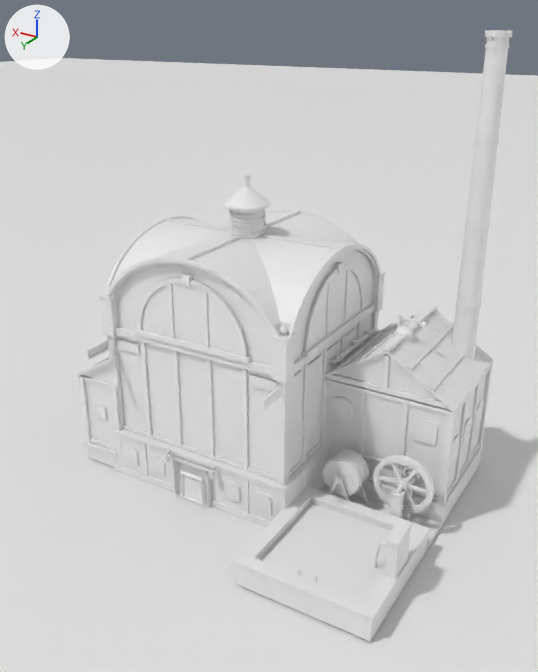
Before and after pictures for a commit that changed the Blender file src/DeepFrontier/Art/Source/Bathhouse-ReferenceStudy.blend.
One viewpoint serves both versions: a camera (50 mm lens) standing at (-12.83, 10.06, 10.78) and looking at (-4.88, -3.2, 4.15). The lights are fixed; the arrows at upper left show +X, +Y and +Z. The picture after the commit comes second. Materials are left out; every surface is plain grey.

In view in the first picture: 'Bathhouse.Architecture', 'Bathhouse.Flywheel', 'Bathhouse.LaundryDrum', 'Plane', 'PlungePool' and 1 more.
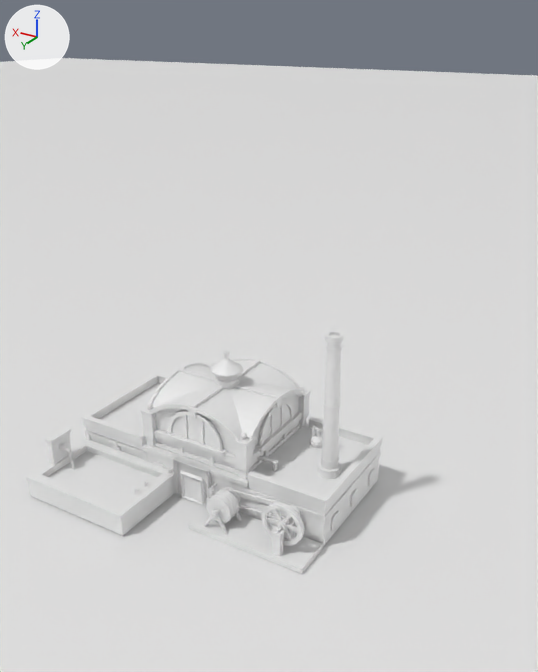
Changed parts and their boxes (x1, y1, x2, y2) in the pictures (538 x 672 px; the box of a moved part takes in the faces that stretch with it):
'Bathhouse.Architecture', reshaped (18% narrower, 60% shorter)
    before: (76, 30, 513, 642)
    after: (26, 331, 383, 574)
'PlungePool', moved, rescaled (17% narrower, 43% shorter)
    before: (259, 503, 391, 601)
    after: (48, 451, 157, 506)
'Bathhouse.Flywheel', moved
    before: (373, 455, 434, 514)
    after: (262, 502, 304, 546)
'Bathhouse.LaundryDrum', reshaped, moved (25% narrower, 27% shorter)
    before: (322, 449, 369, 496)
    after: (206, 489, 241, 523)
part 1 of me_bathhouse_architecture, moved or reshaped
    before: (114, 433, 325, 521)
    after: (145, 451, 247, 513)
part 2 of me_bathhouse_architecture, added (mostly hidden)
    after: (178, 488, 248, 516)
part 3 of me_bathhouse_architecture, added
    after: (141, 423, 309, 487)
part 4 of me_bathhouse_architecture, moved or reshaped (not visible afterwards)
    before: (305, 471, 308, 488)
part 5 of me_bathhouse_architecture, moved or reshaped
    before: (163, 453, 170, 463)
    after: (165, 472, 171, 476)
part 6 of me_bathhouse_architecture, moved or reshaped
    before: (209, 469, 215, 479)
    after: (209, 488, 215, 497)
part 7 of me_bathhouse_architecture, moved or reshaped (not visible afterwards)
    before: (223, 487, 232, 500)
part 8 of me_bathhouse_architecture, moved or reshaped (not visible afterwards)
    before: (231, 490, 239, 503)
part 9 of me_bathhouse_architecture, moved or reshaped (not visible afterwards)
    before: (231, 483, 239, 492)
part 10 of me_bathhouse_architecture, moved or reshaped (not visible afterwards)
    before: (223, 482, 231, 489)
part 11 of me_bathhouse_architecture, deleted
    before: (76, 30, 513, 642)
part 12 of me_bathhouse_architecture, reshaped
    before: (87, 446, 117, 467)
    after: (26, 331, 383, 574)
part 13 of me_bathhouse_laundrydrum, added
    after: (207, 491, 238, 523)
part 14 of me_bathhouse_laundrydrum, moved or reshaped
    before: (322, 458, 361, 496)
    after: (206, 496, 232, 523)
part 15 of me_bathhouse_laundrydrum, moved or reshaped
    before: (329, 454, 365, 488)
    after: (211, 493, 236, 518)
part 16 of me_bathhouse_laundrydrum, moved or reshaped
    before: (333, 449, 369, 484)
    after: (215, 490, 239, 515)
part 17 of me_bathhouse_laundrydrum, added
    after: (227, 489, 241, 504)
part 18 of me_bathhouse_laundrydrum, deleted
    before: (323, 450, 367, 496)

The change, as a list of edits to the scene's bpy script:
```text
Change me_bathhouse_architecture:
    remove me_bathhouse_architecture.from_pydata(...)  # 7877 vertices, 4197 faces; spans x -9.03..0.05, y -7.05..0.03, z -0.03..10.5
    add me_bathhouse_architecture.from_pydata(...)  # 5663 vertices, 3096 faces; spans x -7.04..0.05, y -5.05..0.03, z -0.03..4.5
    me_bathhouse_architecture part 1: the loose piece of 8 vertices spanning x -6.0..-1.0, y -7.0..-2.0, z 0.0..1.17 is scaled about its middle by (0.6, 0.6, 0.829), then moved by (0.0, 1.0, -0.1)
    me_bathhouse_architecture part 2: a new loose piece, a box spanning x -5.03..-1.97, y -5.03..-1.97, z -0.03..0.14
    me_bathhouse_architecture part 3: a new loose piece, a box spanning x -5.05..-1.95, y -5.05..-1.95, z 0.9..1.0
    me_bathhouse_architecture part 4: the loose piece of 8 vertices spanning x -6.03..-6.0, y -3.05..-2.95, z 0.14..1.1 is scaled about its middle by (1, 1, 0.792), then moved by (1.0, 0.0, -0.1)
    me_bathhouse_architecture part 5: the loose piece of 16 vertices spanning x -2.91..-2.77, y -1.89..-1.75, z 0.93..1.11 is moved by (-0.02, 0.0, -0.52)
    me_bathhouse_architecture part 6: the loose piece of 16 vertices spanning x -4.24..-4.09, y -1.89..-1.75, z 0.93..1.11 is moved by (0.02, 0.0, -0.52)
    me_bathhouse_architecture part 7: the loose piece of 6 vertices spanning x -4.6..-4.38, y -1.96, z 0.37..0.67 is scaled about its middle by (0.806, 1, 0.806), then moved by (0.03, 0.0, -0.13)
    me_bathhouse_architecture part 8: the loose piece of 6 vertices spanning x -4.82..-4.6, y -1.96, z 0.37..0.67 is scaled about its middle by (0.806, 1, 0.806), then moved by (0.07, 0.0, -0.13)
    me_bathhouse_architecture part 9: the loose piece of 6 vertices spanning x -4.82..-4.6, y -1.96, z 0.67..0.87 is scaled about its middle by (0.806, 1, 0.806), then moved by (0.07, 0.0, -0.18)
    me_bathhouse_architecture part 10: the loose piece of 6 vertices spanning x -4.6..-4.38, y -1.96, z 0.67..0.87 is scaled about its middle by (0.806, 1, 0.806), then moved by (0.03, 0.0, -0.18)
    me_bathhouse_architecture part 11: 1106 loose pieces with 7577 vertices, spanning x -9.03..0.05, y -7.05..0.03, z -0.03..10.5, are deleted
    me_bathhouse_architecture part 12: 7 vertices removed from x -1.0..0.0, y -7.0..-2.0, z 0.0..0.47; 5354 vertices added at x -7.04..0.05, y -5.05..0.03, z -0.03..4.5
    other edits to the shape of me_bathhouse_architecture do not show in these pictures
Change me_bathhouse_laundrydrum:
    remove me_bathhouse_laundrydrum.from_pydata(...)  # 312 vertices, 241 faces; spans x -0.485..0.485, y -0.49..0.297, z -0.485..0.485
    add me_bathhouse_laundrydrum.from_pydata(...)  # 312 vertices, 256 faces; spans x -0.34..0.34, y -0.435..0.205, z -0.34..0.34
    me_bathhouse_laundrydrum part 13: a new loose piece, a 12-sided cylinder along y spanning x -0.32..0.32, y -0.18..0.18, z -0.32..0.32
    me_bathhouse_laundrydrum part 14: the loose piece of 48 vertices spanning x -0.485..0.485, y 0.195..0.245, z -0.485..0.485 is scaled about its middle by (0.701, 0.8, 0.701), then moved by (0.0, -0.07, 0.0)
    me_bathhouse_laundrydrum part 15: the loose piece of 48 vertices spanning x -0.485..0.485, y -0.025..0.025, z -0.485..0.485 is scaled about its middle by (0.701, 0.8, 0.701)
    me_bathhouse_laundrydrum part 16: the loose piece of 48 vertices spanning x -0.485..0.485, y -0.245..-0.195, z -0.485..0.485 is scaled about its middle by (0.701, 0.8, 0.701), then moved by (0.0, 0.07, 0.0)
    me_bathhouse_laundrydrum part 17: a new loose piece of 64 vertices spanning x -0.2..0.2, y -0.435..-0.365, z -0.2..0.2
    me_bathhouse_laundrydrum part 18: 88 vertices removed from x -0.46..0.46, y -0.49..0.28, z -0.46..0.46
    other edits to the shape of me_bathhouse_laundrydrum do not show in these pictures
Change ob_bathhouse_flywheel:
    ob_bathhouse_flywheel.location: (-8.2, -3.45, 1.2) -> (-6.3, -1.4, 0.72)
Change ob_bathhouse_laundrydrum:
    ob_bathhouse_laundrydrum.location: (-6.78, -3.5, 1.0) -> (-4.7, -1.45, 0.55)
Change ob_plungepool:
    ob_plungepool.location: (-7.5, -1.5, 0.42) -> (-1.48, -1.0, 0.38)
    ob_plungepool.scale: (2.5, 2.5, 1.0) -> (2.55, 1.6, 1.0)
```
